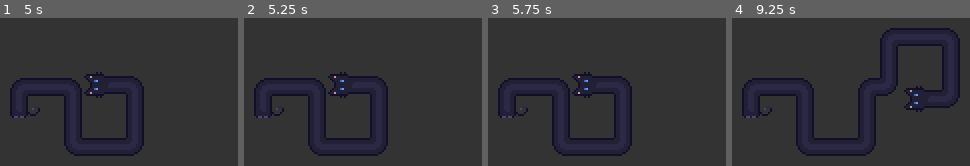
Above: before the commit, frames 1-4 (left to right).
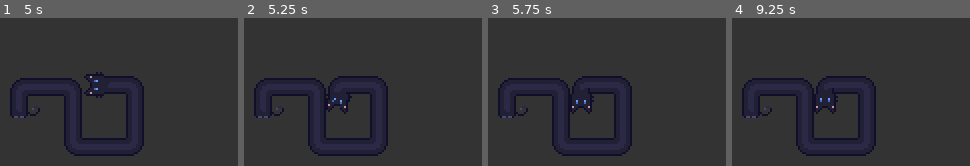
Above: after the commit, the same moments.

Repository: RecorderYvaine/loooong_cat
Game: Godot game, scene res://src/Main.tscn
Two runs of this game, one before a commit and one after it. Both use one fixed random seed, a clock stepped at 60 frames per second and the inputs below.
Inputs:
- Up to frame 1 (5 s): tap Enter at 0.5 s; hold Right (ui_right) 0.53-1.28 s; hold Down (ui_down) 1.28-2.03 s; hold Right (ui_right) 2.03-2.78 s; hold Up (ui_up) 2.78-3.53 s; hold Left (ui_left) from 3.53 s (still down); tap Space at 4.25 s
- Up to frame 2 (5.25 s): tap Enter at 5 s; release Left (ui_left) at 5.03 s; hold Down (ui_down) from 5.03 s (still down)
- Up to frame 3 (5.75 s): keep holding Down (ui_down)
- Up to frame 4 (9.25 s): tap Space at 5.75 s; release Down (ui_down) at 5.78 s; hold Right (ui_right) 5.78-6.53 s; tap Enter at 6.5 s; hold Up (ui_up) 6.53-7.28 s; hold Right (ui_right) 7.28-8.03 s; hold Down (ui_down) 8.03-8.78 s; hold Left (ui_left) from 8.78 s (still down)

Frame 1 is identical in both runs. In frame 2, 0.7% of the frame differs, in the area x 34-46%, y 36-65%; in frame 3, 0.7%; in frame 4, 3.6%, in the area x 34-96%, y 6-65%.

Commit message:
Relax contact turn edge checks

Diff:
--- a/src/cat/LongCat.gd
+++ b/src/cat/LongCat.gd
@@ -11,6 +11,7 @@
 const COLLISION_CLEARANCE: float = BODY_COLLISION_HALF_WIDTH + HEAD_COLLISION_HALF_WIDTH
 const TURN_READY_DIST: float = MIN_TURN_DIST + TURN_EXIT_ADVANCE
 const REVERSE_POP_INPUT_LOCK_TIME: float = 0.12
+const CONTACT_TURN_EDGE_SLOP: float = 1.0
 
 # 以 HeadGroup 节点原点为基准，提取猫脸中心点作为旋转与移动核心
 const FACE_LOCAL = Vector2(0.5, -5.5)
@@ -252,13 +253,19 @@
 	return pos.x >= bounds.position.x and pos.x <= bounds.end.x and pos.y >= bounds.position.y and pos.y <= bounds.end.y
 
 func is_moving_deeper_into_segment_bounds(start_pos: Vector2, end_pos: Vector2, p1: Vector2, p2: Vector2) -> bool:
+	return get_distance_from_segment_centerline(end_pos, p1, p2) < get_distance_from_segment_centerline(start_pos, p1, p2) - 0.001
+
+func get_distance_from_segment_centerline(pos: Vector2, p1: Vector2, p2: Vector2) -> float:
 	var segment = p2 - p1
 	if abs(segment.x) >= abs(segment.y):
 		var center_y = (p1.y + p2.y) / 2.0
-		return abs(end_pos.y - center_y) < abs(start_pos.y - center_y) - 0.001
+		return abs(pos.y - center_y)
 
 	var center_x = (p1.x + p2.x) / 2.0
-	return abs(end_pos.x - center_x) < abs(start_pos.x - center_x) - 0.001
+	return abs(pos.x - center_x)
+
+func is_near_segment_collision_edge(pos: Vector2, p1: Vector2, p2: Vector2) -> bool:
+	return get_distance_from_segment_centerline(pos, p1, p2) >= COLLISION_CLEARANCE - CONTACT_TURN_EDGE_SLOP
 
 func is_dir_parallel_to_segment(dir: Vector2, p1: Vector2, p2: Vector2) -> bool:
 	var segment = p2 - p1
@@ -278,7 +285,7 @@
 		if starts_inside:
 			if is_moving_deeper_into_segment_bounds(start_pos, end_pos, p1, p2):
 				return false
-			if is_dir_parallel_to_segment(dir, p1, p2):
+			if is_dir_parallel_to_segment(dir, p1, p2) and not is_near_segment_collision_edge(start_pos, p1, p2):
 				return false
 			continue
 
--- a/tests/run_tests.gd
+++ b/tests/run_tests.gd
@@ -145,7 +145,7 @@
 		Vector2(0.5, 0.0),
 		Vector2(0.5, -40.0),
 		Vector2(1.0, -40.0),
-		Vector2(10.0, -40.0),
+		Vector2(5.0, -40.0),
 	]
 	cat.current_dir = Vector2.RIGHT
 	cat.turns_data.clear()
@@ -856,6 +856,73 @@
 		quit(1)
 		return false
 
+	var contact_cases = [
+		{
+			"name": "horizontal contact below turns down",
+			"path": [Vector2(0.5, 0.0), Vector2(30.5, 0.0), Vector2(30.5, 1.0), Vector2(15.5, 1.0)],
+			"current": Vector2.LEFT,
+			"turn": Vector2.DOWN,
+		},
+		{
+			"name": "horizontal contact above turns up",
+			"path": [Vector2(0.5, 0.0), Vector2(30.5, 0.0), Vector2(30.5, -1.0), Vector2(15.5, -1.0)],
+			"current": Vector2.LEFT,
+			"turn": Vector2.UP,
+		},
+		{
+			"name": "vertical contact left side turns left",
+			"path": [Vector2(50.5, 0.0), Vector2(50.5, -40.0), Vector2(41.5, -40.0), Vector2(41.5, -20.0)],
+			"current": Vector2.DOWN,
+			"turn": Vector2.LEFT,
+		},
+		{
+			"name": "vertical contact right side turns right",
+			"path": [Vector2(50.5, 0.0), Vector2(50.5, -40.0), Vector2(59.5, -40.0), Vector2(59.5, -20.0)],
+			"current": Vector2.DOWN,
+			"turn": Vector2.RIGHT,
+		},
+	]
+
+	for contact_case in contact_cases:
+		cat.path = []
+		for point in contact_case.path:
+			cat.path.append(point)
+		cat.current_dir = contact_case.current
+		cat.turns_data.clear()
+		cat.update_visuals()
+
+		head_before = cat.path[-1]
+		cat.move_cat(cat.current_dir, 1.0)
+		if cat.path[-1] != head_before:
+			printerr("FAILED: ", contact_case.name, " should not keep moving forward into contact. path=", cat.path)
+			quit(1)
+			return false
+
+		cat.move_cat(contact_case.turn, 1.0)
+		if cat.current_dir != contact_case.turn:
+			printerr("FAILED: ", contact_case.name, " should allow contact turn. current_dir=", cat.current_dir, " path=", cat.path)
+			quit(1)
+			return false
+
+		cat.path = []
+		for point in contact_case.path:
+			cat.path.append(point)
+		cat.current_dir = contact_case.current
+		cat.turns_data.clear()
+		cat.update_visuals()
+		release_all_test_inputs()
+
+		var turn_action = action_for_dir(contact_case.turn)
+		Input.action_press(turn_action)
+		cat.preferred_input_dir = contact_case.turn
+		cat._process(1.0 / cat.speed)
+		Input.action_release(turn_action)
+
+		if cat.current_dir != contact_case.turn:
+			printerr("FAILED: ", contact_case.name, " should allow contact turn through input processing. current_dir=", cat.current_dir, " path=", cat.path)
+			quit(1)
+			return false
+
 	cat.path = [
 		Vector2(0.5, 0.0),
 		Vector2(30.5, 0.0),
@@ -904,6 +971,15 @@
 	Input.action_release("ui_down")
 	Input.action_release("ui_left")
 	Input.action_release("ui_right")
+
+func action_for_dir(dir: Vector2) -> StringName:
+	if dir == Vector2.UP:
+		return &"ui_up"
+	if dir == Vector2.DOWN:
+		return &"ui_down"
+	if dir == Vector2.LEFT:
+		return &"ui_left"
+	return &"ui_right"
 
 func drive_cat(cat: LongCat, dir: Vector2, pixels: int) -> void:
 	for i in range(pixels):
